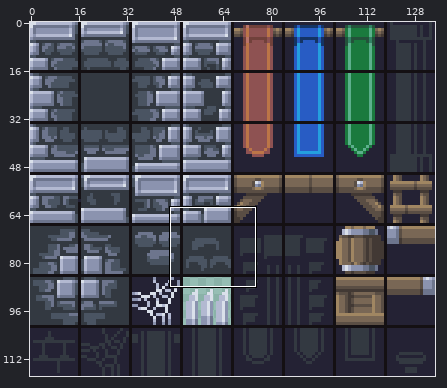
Edited in one commit: sprite sheet (images/backgroundtilemap.png). Above: a wide view before the commit, with the close-up outlined.
Close-up. The starting point:
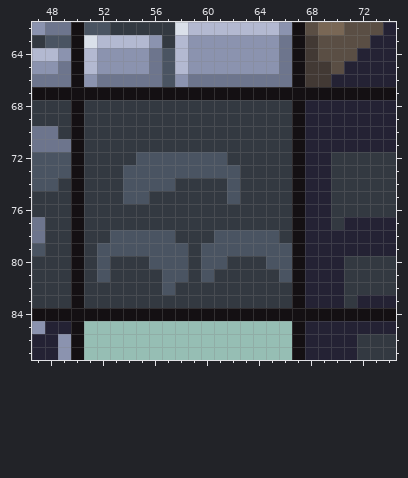
The file is 135x118 pixels. Shown: x 47..74, y 62..87.
Once edited:
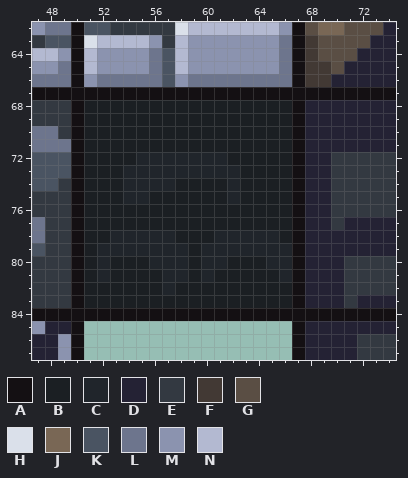
Palette (. is transparent): A #141013  B #1b1f23  C #20252b  D #242234  E #333941  F #423934  G #5a4e44  H #dae0ea  J #796755  K #4a5462  L #6d758d  M #8b93af  N #b3b9d1
Change:
@@ x 47..74 @@
 67 AAAAAAAAAAAAAAAAAAAAAAAAAAAA
-68 EEEAEEEEEEEEEEEEEEEEADDDDDDD
-69 EEEAEEEEEEEEEEEEEEEEADDDDDDD
-70 LLEAEEEEEEEEEEEEEEEEADDDDDDD
-71 LLLAEEEEEEEEEEEEEEEEADDDDDDD
-72 KKKAEEEEKKKKKKKEEEEEADDEEEEE
-73 KKKAEEEKKKKKKKKKEEEEADDEEEEE
-74 KKEAEEEKKKKEEEEKEEEEADDEEEEE
-75 EEEAEEEKKEEEEEEKEEEEADDEEEEE
-76 EEEAEEEEEEEEEEEEEEEEADDEEEEE
-77 LEEAEEEEEEEEEEEEEEEEADDEDDDD
-78 LEEAEEKKKKKEEEKKKKKEADDDDDDD
-79 KEEAEKKKKKKKEKKKKKKKADDDDDDD
-80 EEEAEKEEEKKKEKKEEEKKADDDEEEE
-81 EEEAEKEEEEKKEKEEEEEKADDDEEEE
-82 EEEAEEEEEEKEEEEEEEEEADDDEEEE
-83 EEEAEEEEEEEEEEEEEEEEADDDEDDD
+68 EEEABBBBBBBBBBBBBBBBADDDDDDD
+69 EEEABBBBBBBBBBBBBBBBADDDDDDD
+70 LLEABBBBBBBBBBBBBBBBADDDDDDD
+71 LLLABBBBBBBBBBBBBBBBADDDDDDD
+72 KKKABBBBCCCCCCCBBBBBADDEEEEE
+73 KKKABBBCCCCCCCCCBBBBADDEEEEE
+74 KKEABBBCCCCBBBBCBBBBADDEEEEE
+75 EEEABBBCCBBBBBBCBBBBADDEEEEE
+76 EEEABBBBBBBBBBBBBBBBADDEEEEE
+77 LEEABBBBBBBBBBBBBBBBADDEDDDD
+78 LEEABBCCCCCBBBCCCCCBADDDDDDD
+79 KEEABCCCCCCCBCCCCCCCADDDDDDD
+80 EEEABCBBBCCCBCCBBBCCADDDEEEE
+81 EEEABCBBBBCCBCBBBBBCADDDEEEE
+82 EEEABBBBBBCBBBBBBBBBADDDEEEE
+83 EEEABBBBBBBBBBBBBBBBADDDEDDD
 84 AAAAAAAAAAAAAAAAAAAAAAAAAAAA
Boxes around the changes in both close-ups, in picture pixels (x1, y1, x2, y2):
changed: (84, 100, 292, 308)
